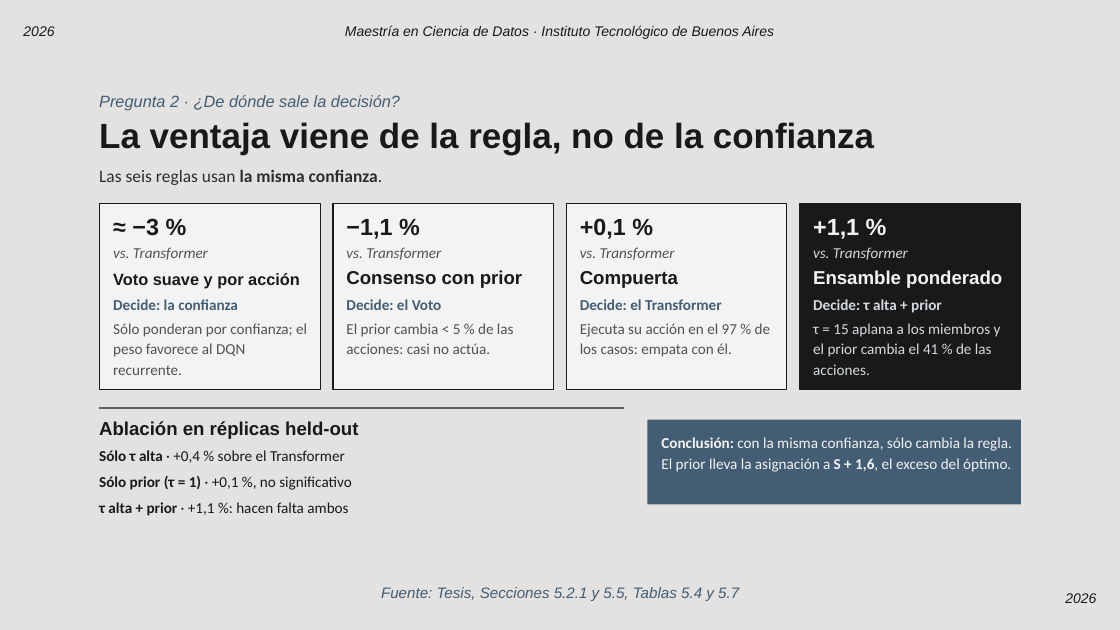
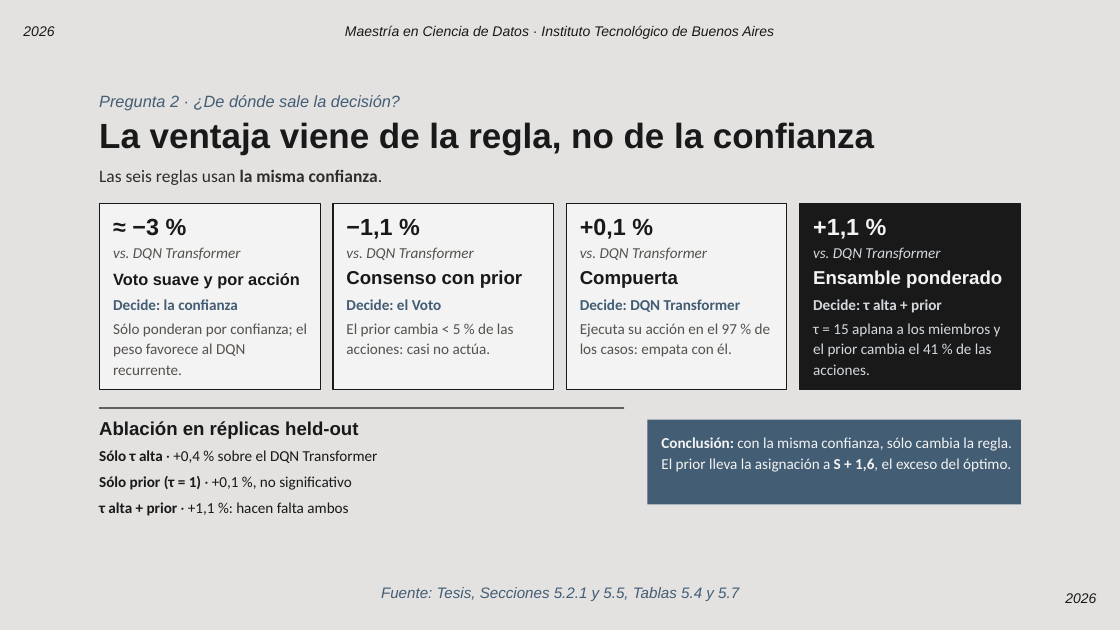
Before and after one commit to Maximiliano0/mPES, a slide deck: slide 17 of writings/out/mPES — Defensa de tesis.pptx. Drawn at 1120x630 pixels with LibreOffice and Linux fonts; fonts in the diff are those of the drawing; background and template pictures are left out. Boxes give left, top, right and bottom in pixels: in the first picture for what was removed or moved away, otherwise in the second. Text is boxed around its words. In the diff, an @@ line names an element or a change of style, - is before the commit and + after.

```diff
--- a/writings/out/mPES — Defensa de tesis.pptx
+++ b/writings/out/mPES — Defensa de tesis.pptx
@@ text at (113,247,240,260): text changed @@
-vs. Transformer
+vs. DQN Transformer
@@ text at (346,247,474,260): text changed @@
-vs. Transformer
+vs. DQN Transformer
@@ text at (580,247,707,260): text changed @@
-vs. Transformer
+vs. DQN Transformer
@@ text at (813,247,940,260): text changed @@
-vs. Transformer
+vs. DQN Transformer
@@ text at (580,299,741,312): text changed @@
-Decide: el Transformer
+Decide: DQN Transformer
@@ text at (99,450,378,463): text changed @@
-Sólo τ alta · +0,4 % sobre el Transformer
+Sólo τ alta · +0,4 % sobre el DQN Transformer
```
Also in this commit, not shown: 14 other slides changed.
